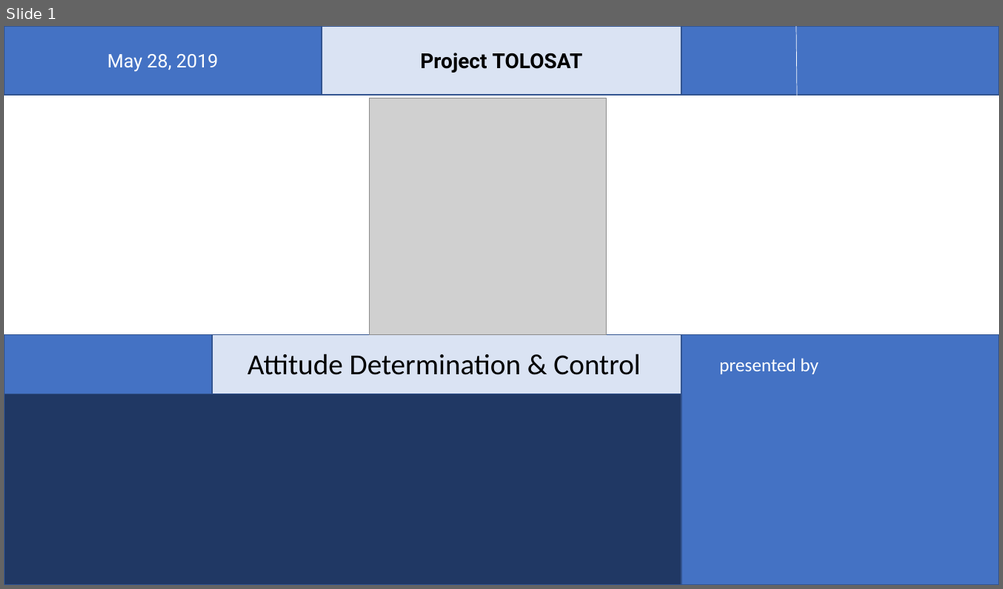
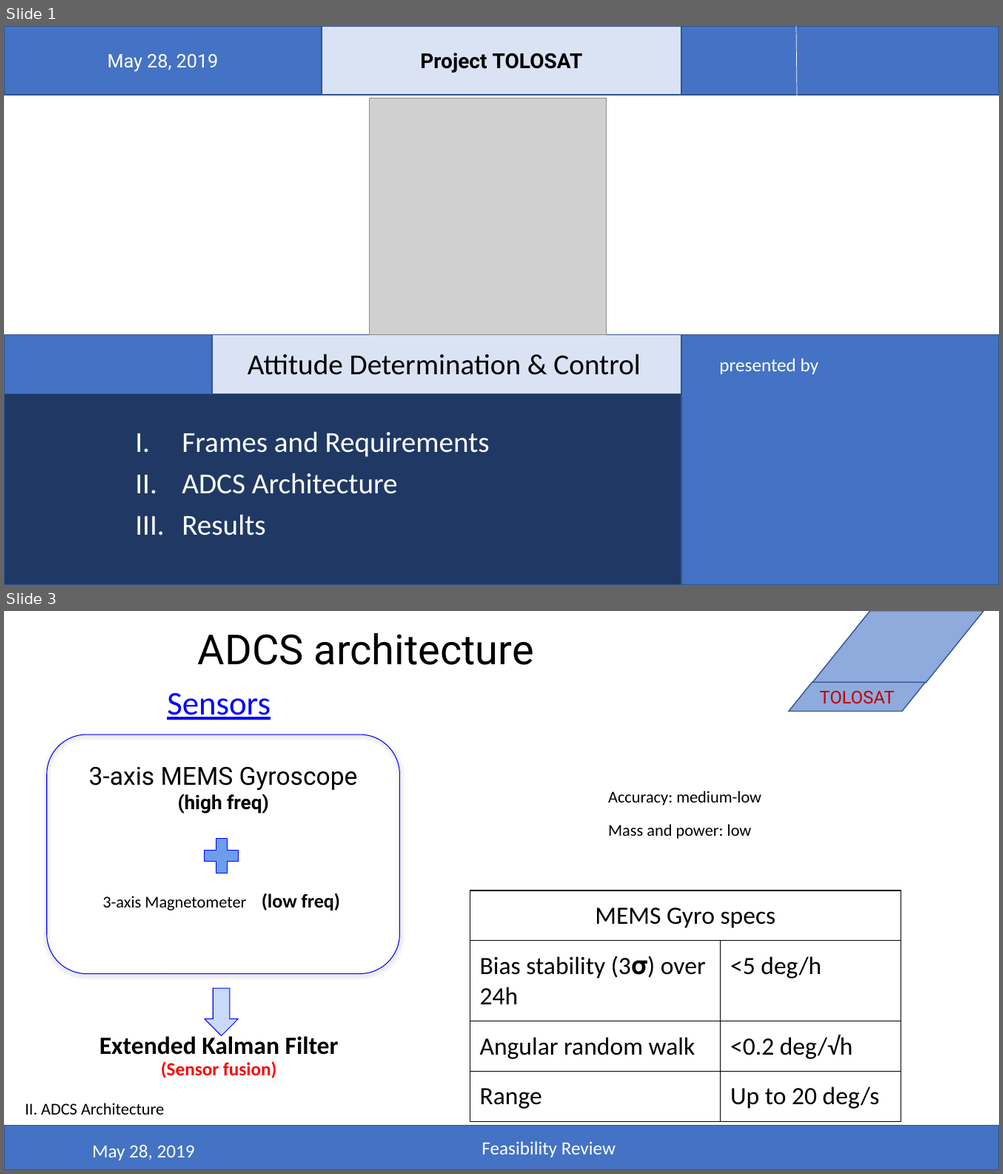
Before and after one commit to belmant/tolosat_systems_engineering, a slide deck: Files/ADCS.pptx. Shown one above the other, each under a label of ours: slide 1 before the commit, slides 1 and 3 after it; the slides between them are not shown. The pictures are 1003x589 and 1003x1174 pixels, drawn with LibreOffice and Linux fonts; fonts in the diff are those of the drawing; grey boxes stand for pictures; background and template pictures are left out. Boxes give left, top, right and bottom in pixels: in the first picture for what was removed or moved away, otherwise in the second. Text is boxed around its words. In the diff, an @@ line names an element or a change of style, - is before the commit and + after.

Commit message:
Final presentationÂ for ADCS?

```diff
--- a/Files/ADCS.pptx
+++ b/Files/ADCS.pptx
@@ slide 3 added at (x1=4, y1=611, x2=999, y2=1170), background #FFFFFF @@
@@ parallelogram added at (x1=812, y1=611, x2=984, y2=683), fill #8FAADC, outline #325491 1 pt @@
@@ title added at (x1=198, y1=633, x2=534, y2=665), 40 pt, text #000000 @@
+ADCS architecture
@@ text added at (x1=167, y1=693, x2=270, y2=720), 32 pt, text #0000FF, underline @@
+Sensors
@@ parallelogram added at (x1=789, y1=683, x2=925, y2=712), fill #8FAADC, outline #325491 1 pt, 17 pt, text #C00000 @@
+TOLOSAT
@@ rounded rectangle added at (x1=46, y1=735, x2=399, y2=974), outline #0000FF 0.75 pt @@
@@ subtitle added at (x1=89, y1=766, x2=358, y2=814), 24 pt, text #000000 @@
+3-axis MEMS Gyroscope (high freq)
@@ text added at (x1=608, y1=791, x2=761, y2=839), 16 pt, text #000000 @@
+Accuracy: medium-low
+Mass and power: low
@@ plus sign added at (x1=198, y1=832, x2=245, y2=880), fill #6D9EEB, outline #0000FF 0.75 pt @@
@@ text added at (x1=102, y1=893, x2=340, y2=911), 16 pt, text #000000 @@
+3-axis Magnetometer (low freq)
@@ table added at (x1=469, y1=891, x2=901, y2=1120), 4 rows, 2 columns @@
+MEMS Gyro specs | 
+Bias stability (3𝛔) over 24h | <5 deg/h
+Angular random walk | <0.2 deg/√h
+Range | Up to 20 deg/s
@@ down arrow added at (x1=205, y1=988, x2=239, y2=1037), fill #C9DAF8, outline #0000FF 0.75 pt @@
@@ text added at (x1=99, y1=1034, x2=338, y2=1079), 24 pt, text #000000, bold @@
+Extended Kalman Filter (Sensor fusion)
@@ text added at (x1=25, y1=1103, x2=164, y2=1115), 16 pt, text #000000 @@
+II. ADCS Architecture
@@ rectangle added at (x1=4, y1=1126, x2=999, y2=1170), fill #4472C4, outline #325491 1 pt @@
@@ text added at (x1=481, y1=1142, x2=615, y2=1158), 18 pt, text #FFFFFF @@
+Feasibility Review
@@ text added at (x1=92, y1=1145, x2=195, y2=1161), 18 pt, text #FFFFFF @@
+May 28, 2019
@@ slide 1 changed as well @@
@@ text added at (x1=182, y1=432, x2=489, y2=536), 28 pt, text #FFFFFF @@
+I. Frames and Requirements
+II. ADCS Architecture
+III. Results
```
Also in this commit, not shown: 10 other slides added.
